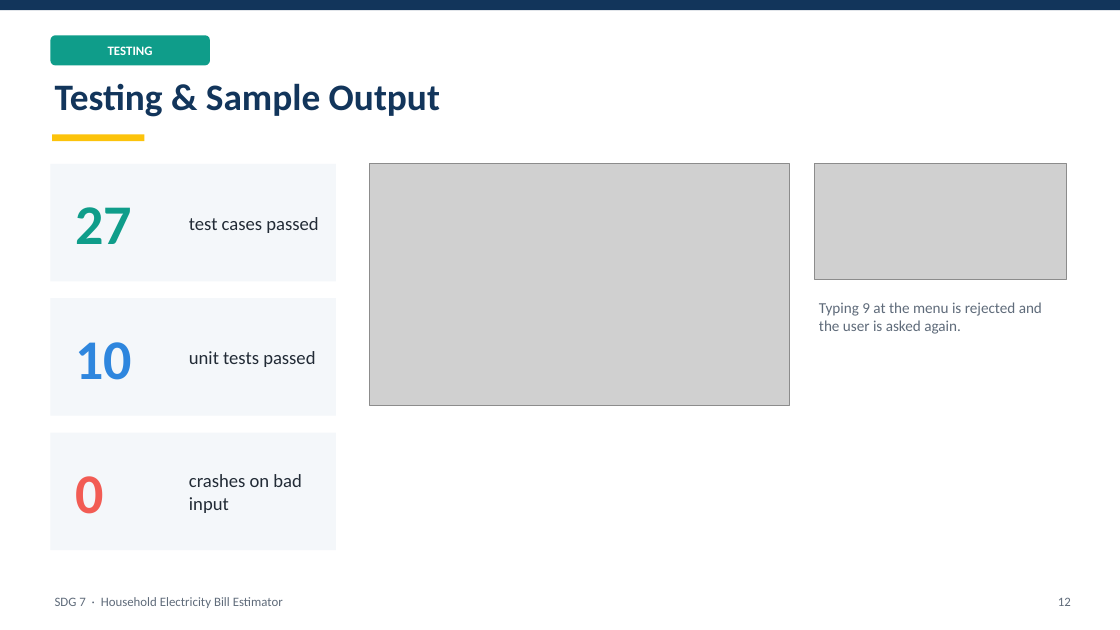
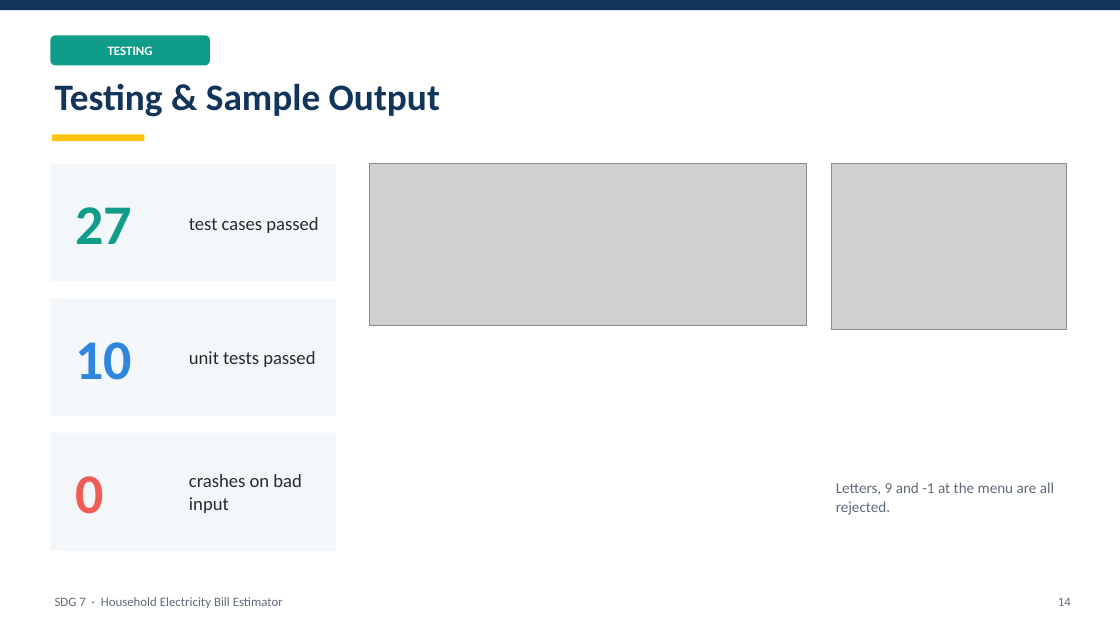
Before and after one commit to mh9d/ELT, a slide deck: slide 14 of docs/Slides_SDG7_Electricity_Bill_Estimator.pptx (slide 12 before the commit). Drawn at 1120x630 pixels with LibreOffice and Linux fonts; fonts in the diff are those of the drawing; grey boxes stand for pictures. Boxes give left, top, right and bottom in pixels: in the first picture for what was removed or moved away, otherwise in the second. Text is boxed around its words. In the diff, an @@ line names an element or a change of style, - is before the commit and + after.

Commit message:
Remove window UI and document every feature
- Remove the Tkinter window version and all references to it
- Add 17 screenshots covering every menu option, error case and the unit tests
- Report: new feature-by-feature walkthrough referencing each screenshot
- Slides: walkthrough slides replace the window slide

```diff
--- a/docs/Slides_SDG7_Electricity_Bill_Estimator.pptx
+++ b/docs/Slides_SDG7_Electricity_Bill_Estimator.pptx
@@ picture resized from (x1=370, y1=164, x2=790, y2=405) to (x1=370, y1=164, x2=807, y2=325) @@
@@ picture resized from (x1=815, y1=164, x2=1067, y2=279) to (x1=832, y1=164, x2=1067, y2=330) @@
@@ text at (x1=836, y1=482, x2=1054, y2=515): text changed @@
-Typing 9 at the menu is rejected and the user is asked again.
+Letters, 9 and -1 at the menu are all rejected.
@@ text at (x1=1058, y1=598, x2=1071, y2=606): text changed @@
-12
+14
```
Also in this commit, not shown: 7 other slides changed, 3 slides added, 1 slide removed, 31 other files.
